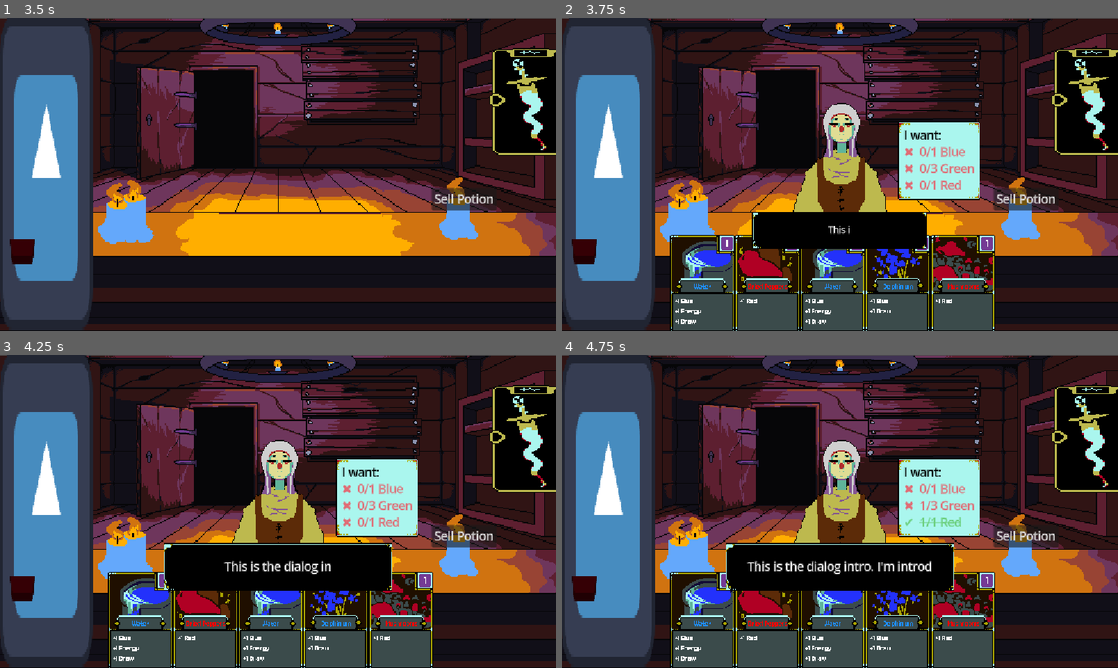
Above: before the commit, frames 1-4 (two rows, left to right).
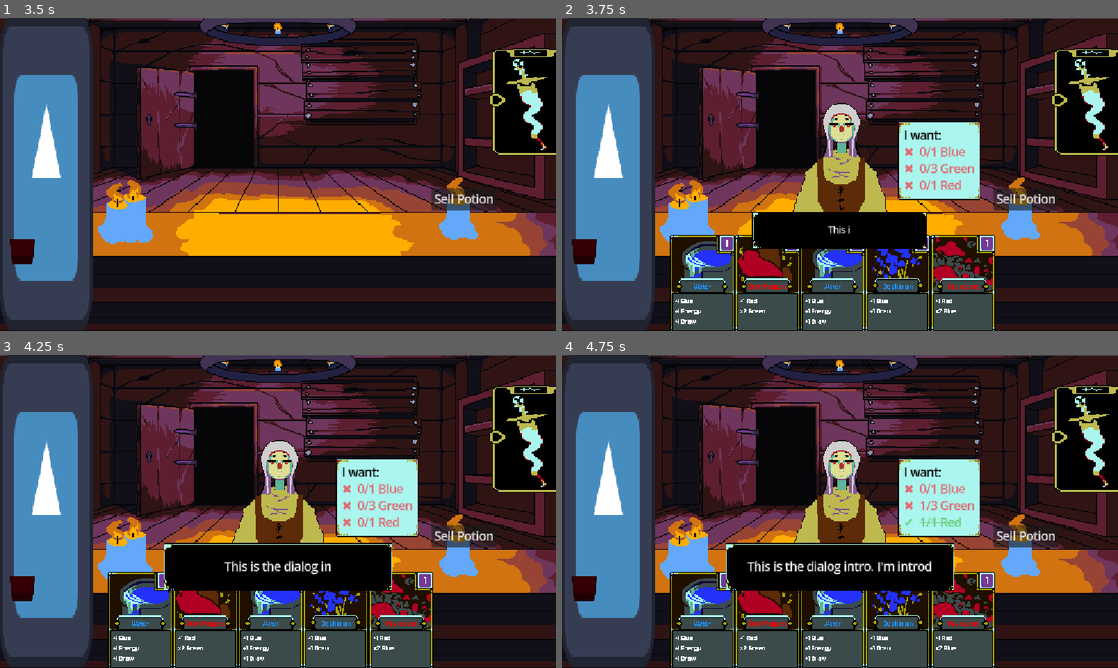
Above: after the commit, the same moments.

Repository: uGustaHd/CafeGJProject
Game: Godot game, scene res://Scenes/main.tscn
The game is run twice, just before and just after one commit, with the same random seed, the same clock (stepped at 60 frames per second) and the same inputs. The engine's default icon, where the game draws it, is replaced by a stand-in: a white triangle on a blue panel in a dark square.
Inputs (mouse positions are in pixels of both pictures, inside the frame that each line leads up to):
- Up to frame 1 (3.5 s): click "Sell Potion" at 0.5 s; click (544, 96) at 1.25 s; tap Enter (ui_accept) at 2, 2.27, 3.02 s; move the mouse to (400, 158) at 2.02 s; hold Right (ui_right) 2.03-2.78 s; move the mouse to (166, 190) at 2.77 s; hold Down (ui_down) from 2.78 s (still down)
- Up to frame 2 (3.75 s): release Down (ui_down) at 3.5 s; click (1095, 102) at 3.5 s
- Up to frame 3 (4.25 s): no input
- Up to frame 4 (4.75 s): move the mouse to (895, 442) at 4.27 s; hold Right (ui_right) from 4.28 s (still down)

Frame 1 is identical in both runs. In frame 2, less than 0.1% of the frame differs, in the area x 32-71%, y 92-95%; in frame 3, less than 0.1%; in frame 4, less than 0.1%.

Commit message:
Fixed multipliers not showing in card text

Diff:
--- a/card system/card_generic.gd
+++ b/card system/card_generic.gd
@@ -58,6 +58,21 @@
 				text_to_add = "+" + str(value) + text_to_add
 			elif value < 0:
 				text_to_add = "-" + str(value) + text_to_add
+			effect_text.add_text(text_to_add)
+		i += 1
+
+	# Write out multipliers
+	var multipliers : Array[int] = [card_resource.green_multiply, card_resource.blue_multiply, card_resource.red_multiply]
+	var multiplier_strings : Array[String] = [
+		" Green",
+		" Blue",
+		" Red",
+	]
+	i = 0
+	for value in multipliers:
+		if value != 1:
+			var text_to_add : String = multiplier_strings[i]
+			text_to_add = "x" + str(value) + text_to_add
 			effect_text.add_text(text_to_add)
 		i += 1
 
